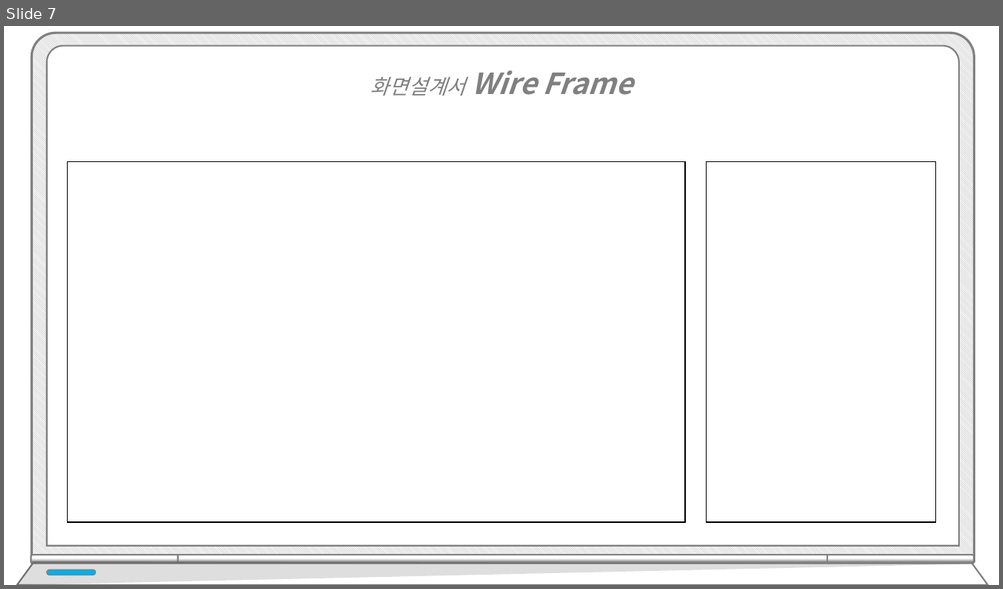
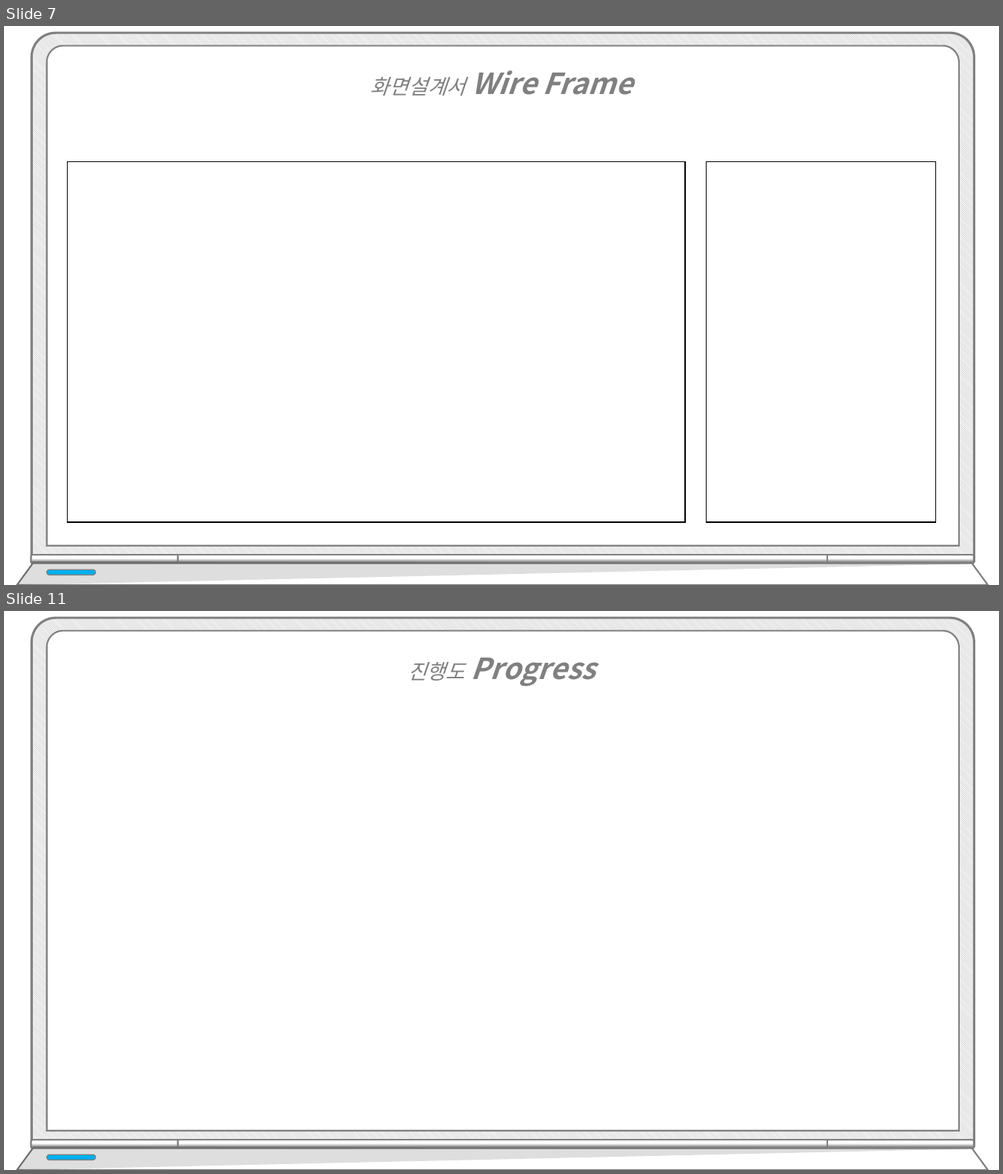
Before and after one commit to hhsw07/ezen-academy-projects, a slide deck: WebContent/발표/프로젝트5.pptx. Shown one above the other, each under a label of ours: slide 7 before the commit, slides 7 and 11 after it; the slides between them are not shown. The pictures are 1003x589 and 1003x1174 pixels, drawn with LibreOffice and Linux fonts; fonts in the diff are those of the drawing; background and template pictures are left out. Boxes give left, top, right and bottom in pixels: in the first picture for what was removed or moved away, otherwise in the second. Text is boxed around its words. In the diff, an @@ line names an element or a change of style, - is before the commit and + after.

```diff
--- a/WebContent/발표/프로젝트5.pptx
+++ b/WebContent/발표/프로젝트5.pptx
@@ slide 11 added at (4, 611, 999, 1170), background #FFFFFF @@
@@ text added at (407, 658, 595, 686), 28 pt, text #808080, bold, italic @@
+진행도 Progress
@@ group added at (17, 618, 987, 1170): 5 round same rects, 2 freeform shapes, 1 rounded rectangle @@
```
Also in this commit, not shown: 4 other slides added.
